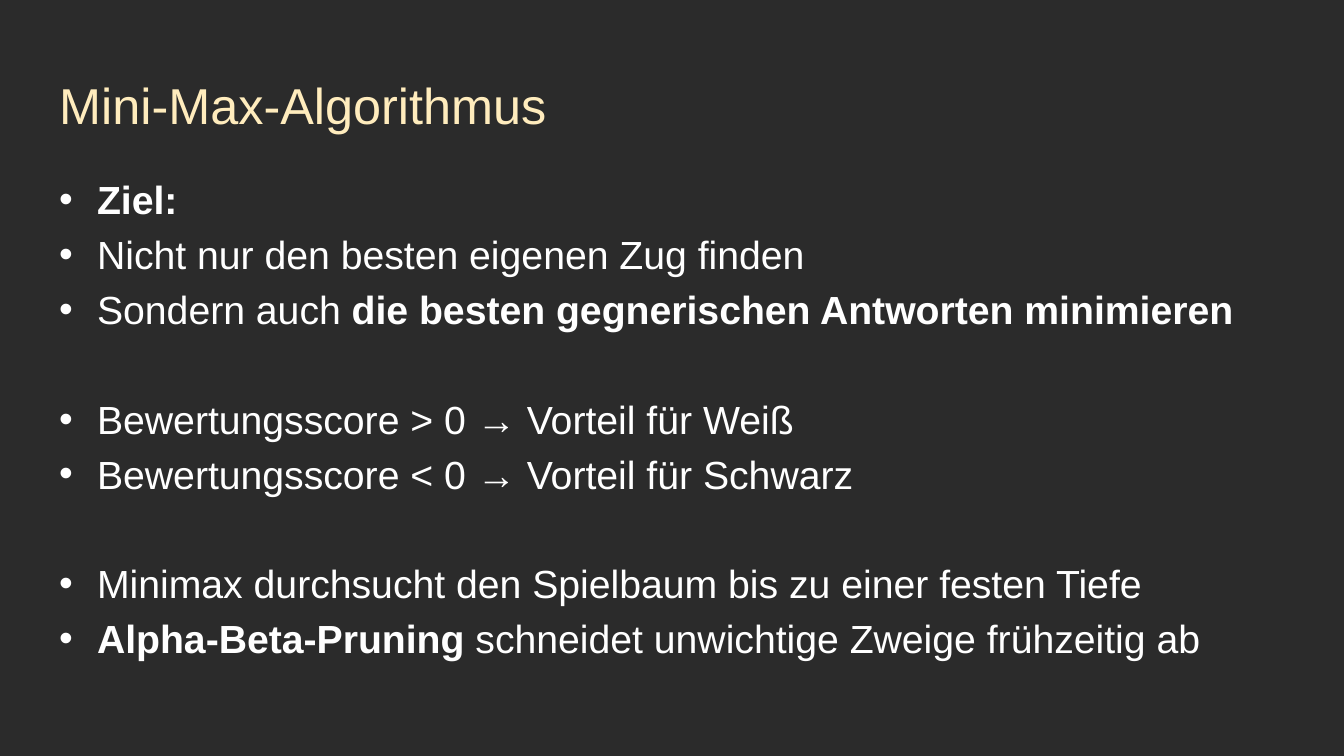
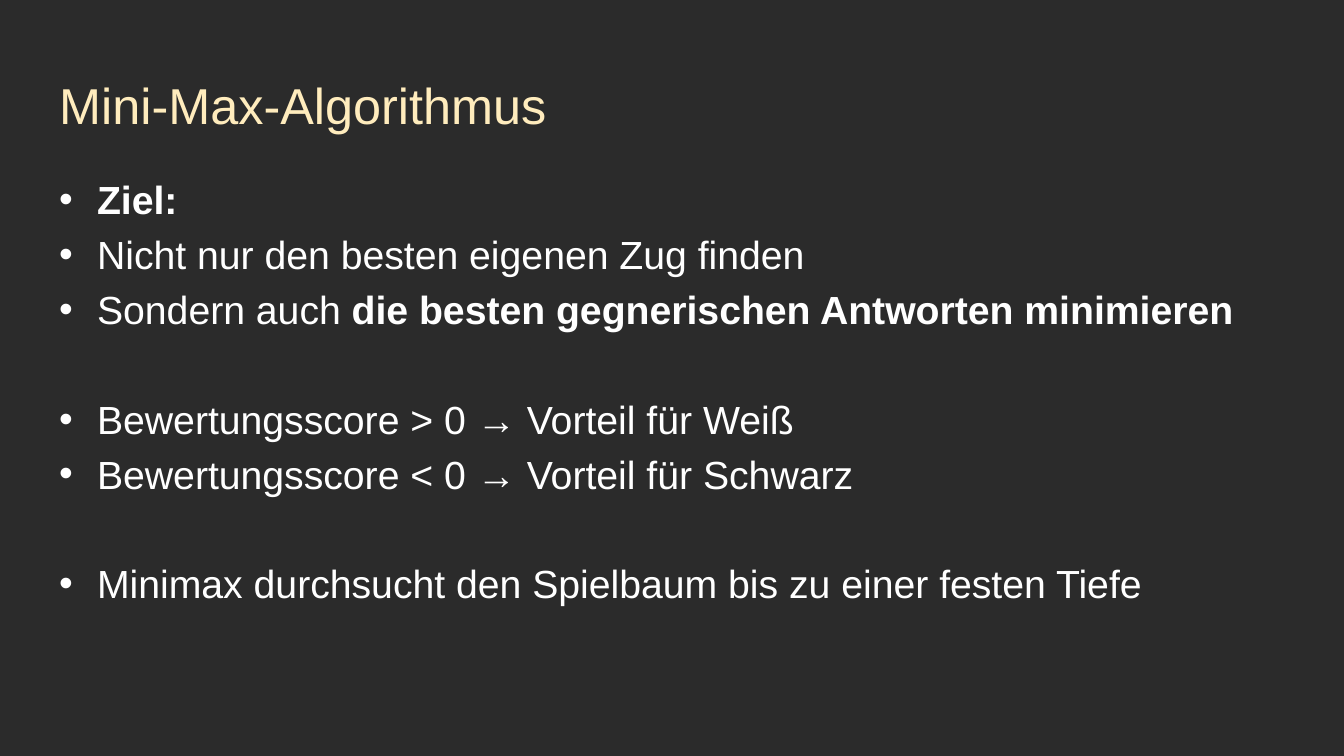
Before and after one commit to mfnomad/chess-cnn, a slide deck: slide 17 of präsentation.pptx (slide 19 before the commit). Drawn at 1344x756 pixels with LibreOffice and Linux fonts; fonts in the diff are those of the drawing; background and template pictures are left out; a plain dark background stands for a picture behind light text. Boxes give left, top, right and bottom in pixels: in the first picture for what was removed or moved away, otherwise in the second. Text is boxed around its words. In the diff, an @@ line names an element or a change of style, - is before the commit and + after.

```diff
--- a/präsentation.pptx
+++ b/präsentation.pptx
@@ text at (x1=97, y1=624, x2=1201, y2=661): paragraph removed @@
-• Alpha-Beta-Pruning schneidet unwichtige Zweige frühzeitig ab
```
Also in this commit, not shown: 9 other slides changed, 3 slides removed, 1 other file.
